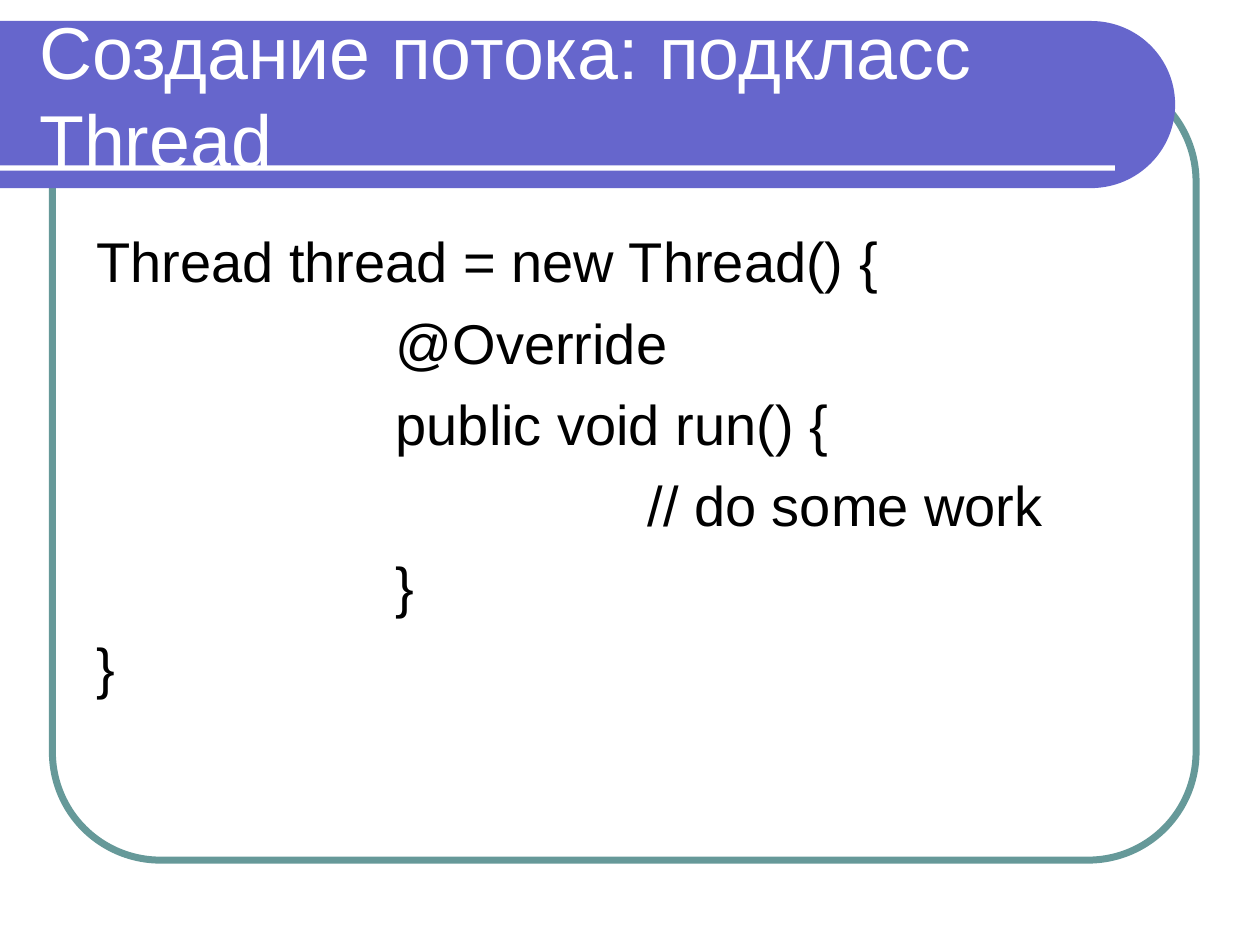
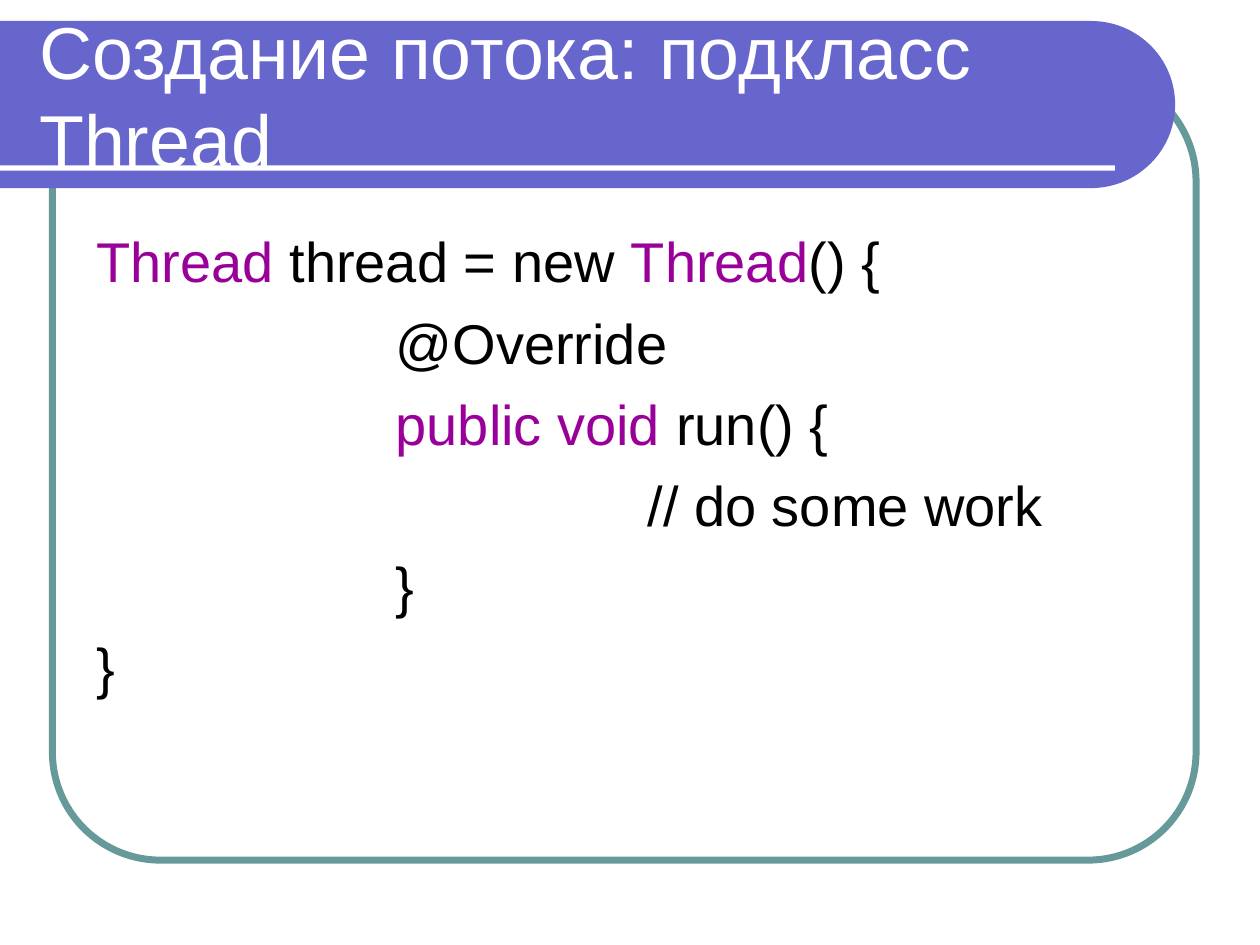
Before and after one commit to maxchv/JavaLessons, a slide deck: slide 22 of Lesson14/Modul 11 Vychislitelnye potoki.ppt. Drawn at 1260x945 pixels with LibreOffice and Linux fonts; fonts in the diff are those of the drawing. Boxes give left, top, right and bottom in pixels: in the first picture for what was removed or moved away, otherwise in the second. Text is boxed around its words. In the diff, an @@ line names an element or a change of style, - is before the commit and + after.

```diff
--- a/Lesson14/Modul 11 Vychislitelnye potoki.ppt
+++ b/Lesson14/Modul 11 Vychislitelnye potoki.ppt
@@ text at (x1=96, y1=241, x2=846, y2=456): text colour #000000 to #990099 in "Thread Thread()", "public void" @@
```
Also in this commit, not shown: 19 other slides changed, 8 slides added, 14 other files.
